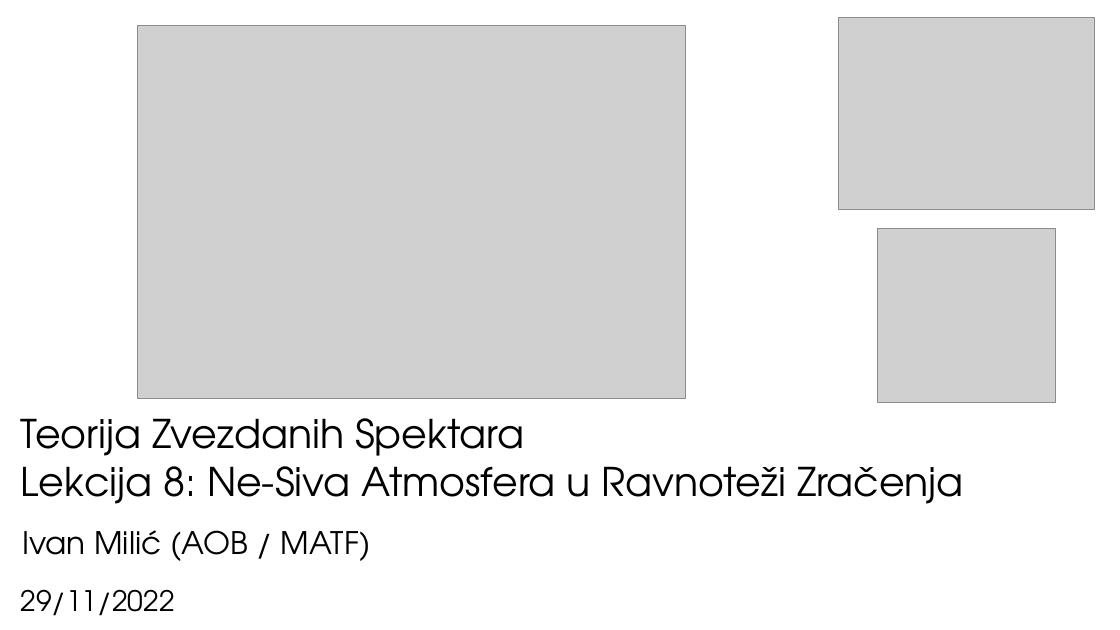
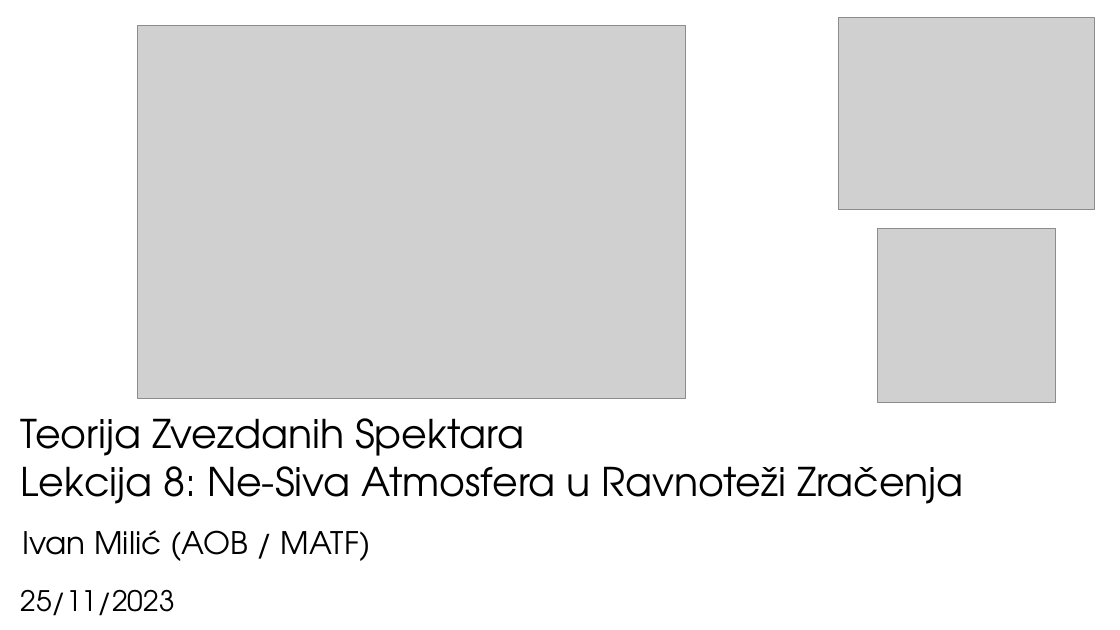
Before and after one commit to ivanzmilic/TZS_matf, a slide deck: slide 1 of Predavanja/Predavanje_08_Ne_sive_atm.odp. Drawn at 1120x630 pixels with LibreOffice and Linux fonts; fonts in the diff are those of the drawing; grey boxes stand for pictures. Boxes give left, top, right and bottom in pixels: in the first picture for what was removed or moved away, otherwise in the second. Text is boxed around its words. In the diff, an @@ line names an element or a change of style, - is before the commit and + after.

```diff
--- a/Predavanja/Predavanje_08_Ne_sive_atm.odp
+++ b/Predavanja/Predavanje_08_Ne_sive_atm.odp
@@ subtitle at bbox=[20, 589, 174, 616]: text changed @@
-29/11/2022
+25/11/2023
```
Also in this commit, not shown: 21 other files.
